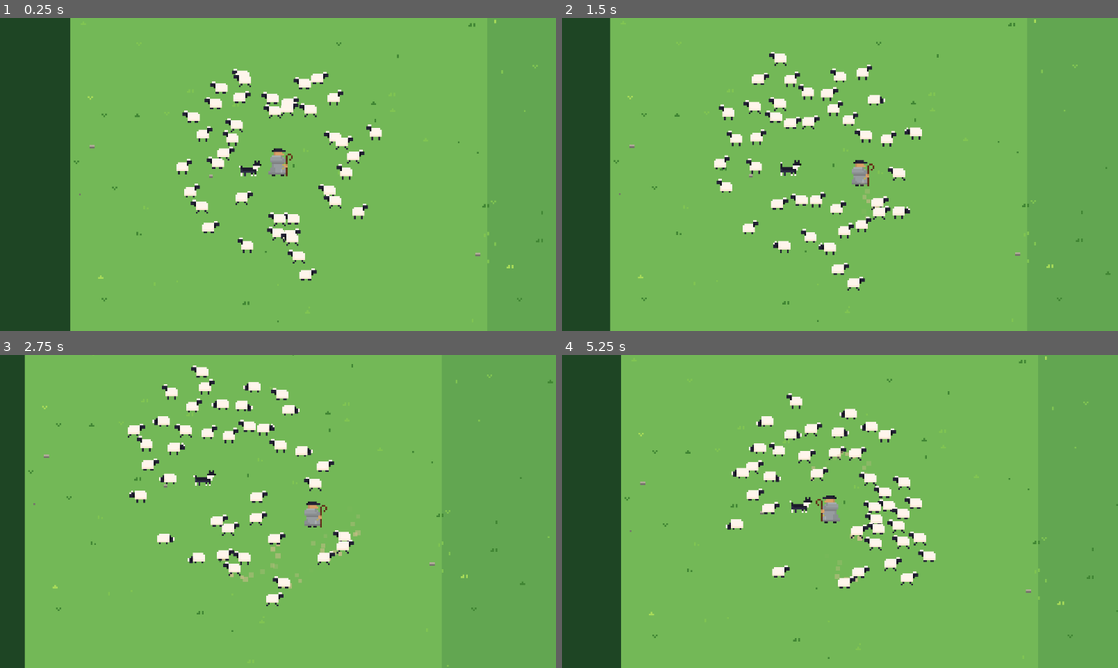
Above: before the commit, frames 1-4 (two rows, left to right).
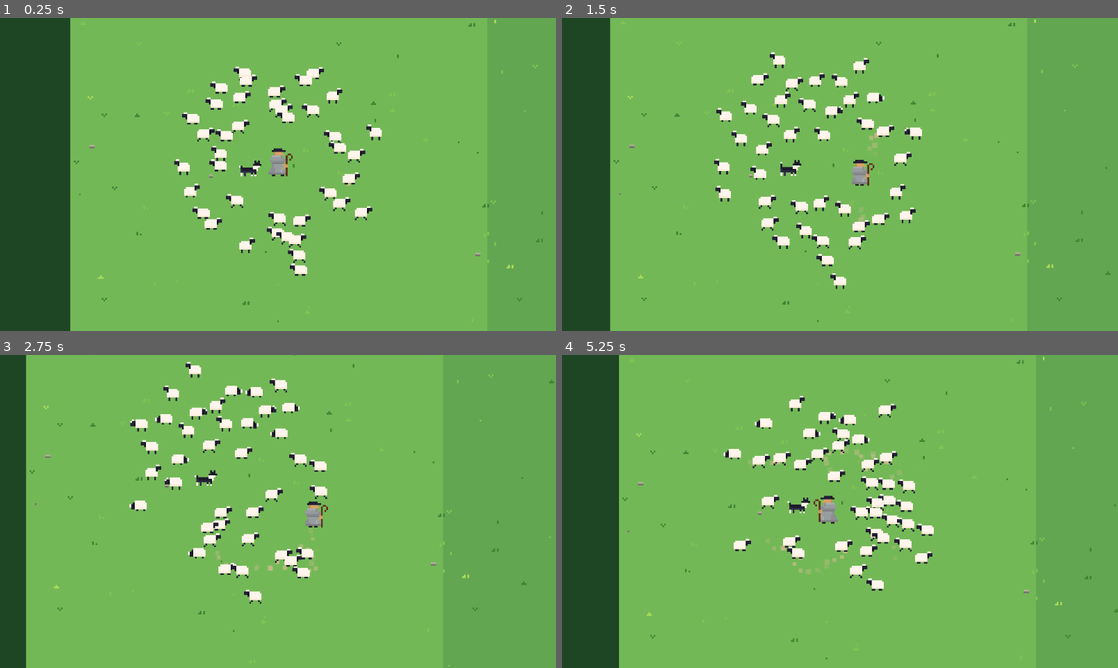
Above: after the commit, the same moments.

Repository: jaimegomesparente/wooly-caravan
Game: Godot game, scene res://scenes/main/main.tscn
Two runs of this game, one before a commit and one after it. Both use one fixed random seed, a clock stepped at 60 frames per second and the inputs below.
Inputs (mouse positions are in pixels of both pictures, inside the frame that each line leads up to):
- Up to frame 1 (0.25 s): no input
- Up to frame 2 (1.5 s): move the mouse to (962, 158) at 0.52 s; hold Right (move_right) 0.53-1.28 s; hold Mouse wheel up (zoom_in) 0.53-1.28 s; move the mouse to (728, 190) at 1.27 s; hold Down (move_down) from 1.28 s (still down); tap Mouse wheel down (zoom_out) at 1.35 s
- Up to frame 3 (2.75 s): move the mouse to (333, 442) at 2.02 s; release Down (move_down) at 2.03 s; hold Right (move_right) from 2.03 s (still down); hold Mouse wheel up (zoom_in) from 2.03 s (still down)
- Up to frame 4 (5.25 s): move the mouse to (812, 574) at 2.77 s; release Right (move_right) at 2.78 s; release Mouse wheel up (zoom_in) at 2.78 s; hold Up (move_up) 2.78-3.53 s; tap Mouse wheel down (zoom_out) at 2.85, 4.35 s; move the mouse to (1006, 558) at 3.52 s; hold Mouse wheel up (zoom_in) 3.53-4.28 s; hold Left (move_left) 3.53-5.03 s; move the mouse to (673, 464) at 4.27 s; move the mouse to (867, 511) at 5.02 s; hold Down (move_down) from 5.03 s (still down); hold Mouse wheel up (zoom_in) from 5.03 s (still down)

The runs differ from the first frame. In frame 1, 2.9% of the frame differs, in the area x 31-67%, y 15-84%; in frame 2, 5.2%; in frame 3, 6.5%; in frame 4, 6.6%, in the area x 10-100%, y 0-100%.

Commit message:
feat(sheep): per-sheep temperament and meandering walk

Diff:
--- a/entities/sheep/sheep.gd
+++ b/entities/sheep/sheep.gd
@@ -42,6 +42,14 @@
 var _heading: float = 0.0
 var _speed: float = 0.0
 var _speed_factor: float = 1.0
+## Temperament, -1 (timid) to 1 (bold); see FlockConfig.temperament_strength.
+var _boldness: float = 0.0
+## Clock (s) and per-sheep phases and periods of the meandering walk and breathing pace.
+var _age: float = 0.0
+var _meander_phase: float = 0.0
+var _meander_period: float = 1.0
+var _wobble_phase: float = 0.0
+var _wobble_period: float = 1.0
 var _shepherd_gap: float = 0.0
 var _think_timer: float = 0.0
 ## The shepherd, or the sheep ahead that this sheep follows.
@@ -62,6 +70,11 @@
 	_shape_offset_x = _shape.position.x
 	_sprite_offset_y = _sprite.position.y
 	_speed_factor = 1.0 + randf_range(-config.speed_variation, config.speed_variation)
+	_boldness = randf_range(-1.0, 1.0)
+	_meander_phase = randf() * TAU
+	_meander_period = maxf(config.meander_period, 0.1) * randf_range(0.7, 1.3)
+	_wobble_phase = randf() * TAU
+	_wobble_period = maxf(config.wobble_period, 0.1) * randf_range(0.7, 1.3)
 	_shepherd_gap = config.shepherd_gap * (1.0 + randf_range(-config.speed_variation, config.speed_variation))
 	_heading = randf() * TAU
 	_set_facing_left(cos(_heading) < 0.0)
@@ -87,7 +100,7 @@
 	var separation := _separation()
 	_think_timer -= delta
 	if _think_timer <= 0.0:
-		_think_timer = randf_range(config.think_interval_min, config.think_interval_max)
+		_think_timer = randf_range(config.think_interval_min, config.think_interval_max) * _temper(1.0)
 		_think()
 
 	_push_timer = maxf(_push_timer - delta, 0.0)
@@ -108,7 +121,7 @@
 		if dog and global_position.distance_to(dog.global_position) \
 				< global_position.distance_to(_shepherd.global_position):
 			if dog.is_pushing():
-				desired = _flee_from(dog.global_position, Vector2.ZERO, config.dog_flight_radius, true)
+				desired = _flee_from(dog.global_position, Vector2.ZERO, config.dog_flight_radius * _temper(-1.0), true)
 				_fleeing_dog = desired != Vector2.ZERO
 				if _fleeing_dog:
 					# Keep some room from the neighbors: a flock packed too tight spreads out
@@ -117,14 +130,15 @@
 							* desired.length()
 			else:
 				# Not working: the dog only gets the shepherd's small flight zone.
-				desired = _flee_from(dog.global_position, dog.velocity, config.flight_radius)
+				desired = _flee_from(dog.global_position, dog.velocity, config.flight_radius * _temper(-1.0))
 		else:
-			desired = _flee_from(_shepherd.global_position, _shepherd.velocity, config.flight_radius)
+			desired = _flee_from(_shepherd.global_position, _shepherd.velocity, config.flight_radius * _temper(-1.0))
 	if _fleeing_dog:
 		_push_timer = config.push_time
 	elif was_fleeing_dog:
 		# Out of the dog's reach: keep trotting toward the front instead of stopping there.
 		_set_off(Gait.TROT)
+	_age += delta
 	if desired == Vector2.ZERO:
 		match _gait:
 			Gait.REST:
@@ -133,6 +147,11 @@
 				desired = _wander_step(delta, separation)
 			_:
 				desired = _follow_step(separation)
+		if _gait != Gait.REST:
+			# Organic walk: the heading sways and the pace rises and falls, slowly, per sheep.
+			var sway := sin(_age * TAU / _meander_period + _meander_phase) * config.meander_angle
+			var pace := 1.0 + sin(_age * TAU / _wobble_period + _wobble_phase) * config.speed_wobble
+			desired = desired.rotated(sway) * pace
 
 	# A startled sheep turns and speeds up faster.
 	var reflex := config.flight_reflex if _fleeing or _panicking else 1.0
@@ -143,6 +162,12 @@
 	move_and_slide()
 	_update_animation()
 	_update_debug_draw()
+
+
+## Temperament multiplier: 1 +/- temperament_strength, growing with boldness when `direction` is 1
+## (slower reactions, longer grazing, farther strays) and shrinking with it when -1 (flight zones).
+func _temper(direction: float) -> float:
+	return 1.0 + config.temperament_strength * _boldness * direction
 
 
 ## Called by an enemy that grabs this sheep: it leaves the flock until released.
@@ -298,7 +323,7 @@
 			if not _has_frames(&"to_graze"):
 				_set_rest(Rest.GRAZING)
 		Rest.GRAZING:
-			_rest_timer = randf_range(config.graze_time_min, config.graze_time_max)
+			_rest_timer = randf_range(config.graze_time_min, config.graze_time_max) * _temper(1.0)
 		Rest.RAISING:
 			if not _has_frames(&"finished_graze"):
 				_finish_raising()
@@ -333,7 +358,7 @@
 				var flock_radius := config.follow_gap * sqrt(get_tree().get_node_count_in_group("sheep")) * 0.6
 				var on_edge := global_position.distance_to(_flock_center()) > flock_radius
 				var chance := config.edge_wander_chance if on_edge else config.wander_chance
-				if _nearest_neighbor_distance() > config.isolation_radius or randf() < chance:
+				if _nearest_neighbor_distance() > config.isolation_radius * _temper(1.0) or randf() < chance:
 					_start_wander()
 				else:
 					_set_rest(Rest.LOWERING)
@@ -358,9 +383,10 @@
 	var to_center := (center / count - global_position) if count > 0 else _shepherd.global_position - global_position
 	var direction := Vector2.from_angle(randf() * TAU)
 	var distance := randf_range(config.wander_distance_min, config.wander_distance_max)
-	if count == 0 or _nearest_neighbor_distance() > config.isolation_radius:
+	var isolation := config.isolation_radius * _temper(1.0)
+	if count == 0 or _nearest_neighbor_distance() > isolation:
 		direction = to_center.normalized()
-		distance = maxf(distance, to_center.length() - config.isolation_radius * 0.5)
+		distance = maxf(distance, to_center.length() - isolation * 0.5)
 	else:
 		direction += to_center.normalized() + (flock_center - global_position).normalized() * config.flock_center_weight
 		direction = direction.normalized()
@@ -409,7 +435,7 @@
 ## zero when not panicking.
 func _panic_step(separation: Vector2) -> Vector2:
 	var threat := _nearest_threat()
-	var radius := config.panic_radius + (config.panic_margin if _panicking else 0.0)
+	var radius := config.panic_radius * _temper(-1.0) + (config.panic_margin if _panicking else 0.0)
 	if threat == null or global_position.distance_to(threat.global_position) > radius:
 		_panicking = false
 		return Vector2.ZERO
--- a/resources/flock_config.gd
+++ b/resources/flock_config.gd
@@ -102,6 +102,20 @@
 ## finished_graze speed when the sheep has to leave (head comes up faster).
 @export var raise_speed_scale: float = 3.0
 
+@export_group("Variety")
+## Each sheep gets a temperament from timid to bold; this scales how much it changes: a timid sheep
+## reacts faster, has larger flight zones and stays closer to the others; a bold one reacts slower,
+## lets threats come closer, grazes longer and strays a bit farther. 0 = all alike.
+@export_range(0.0, 0.5) var temperament_strength: float = 0.2
+## While walking, trotting or wandering, the heading sways by up to this angle (rad), slowly.
+@export_range(0.0, 0.5) var meander_angle: float = 0.15
+## Seconds for one sway (each sheep gets its own, +/-30%).
+@export var meander_period: float = 3.0
+## While walking, trotting or wandering, the pace rises and falls by this fraction, slowly.
+@export_range(0.0, 0.3) var speed_wobble: float = 0.05
+## Seconds for one rise and fall (each sheep gets its own, +/-30%).
+@export var wobble_period: float = 4.0
+
 @export_group("Animation")
 ## Minimum |velocity.x| (px/s) to flip the sprite.
 @export var flip_threshold: float = 5.0
